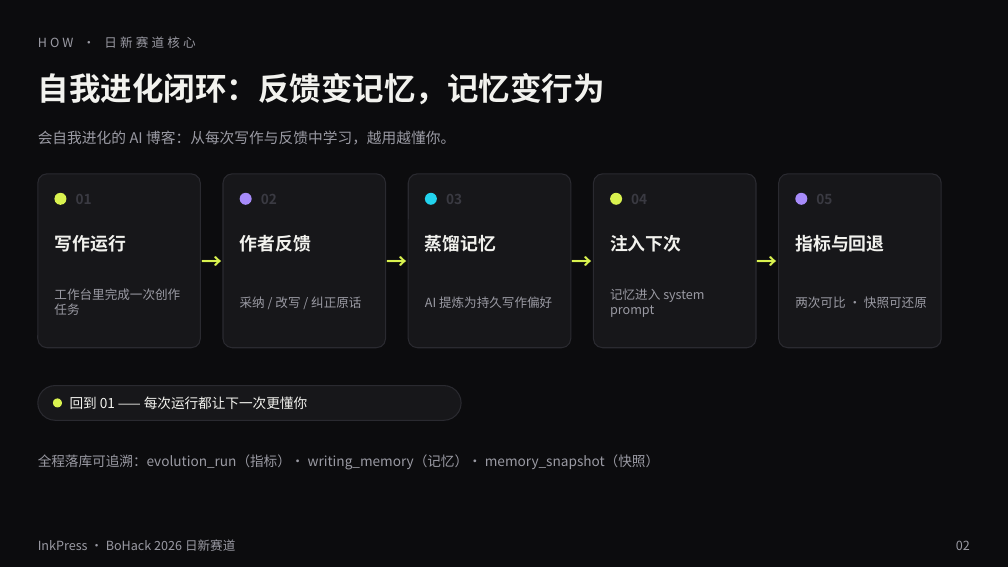
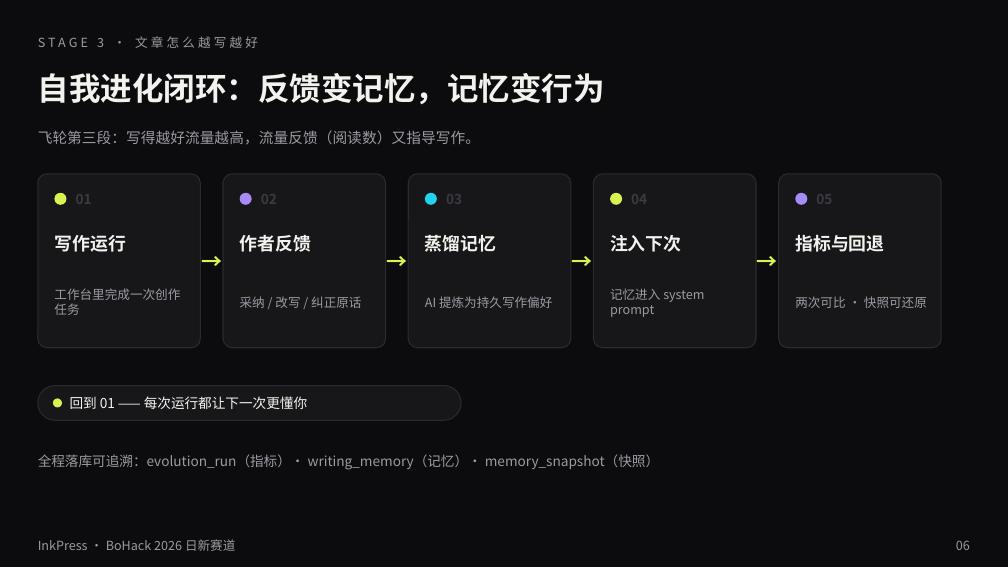
Before and after one commit to lggyx/inkpress2agent, a slide deck: slide 6 of docs/InkPress-BoHack2026-路演.pptx (slide 2 before the commit). Drawn at 1008x567 pixels with LibreOffice and Linux fonts; fonts in the diff are those of the drawing. Boxes give left, top, right and bottom in pixels: in the first picture for what was removed or moved away, otherwise in the second. Text is boxed around its words. In the diff, an @@ line names an element or a change of style, - is before the commit and + after.

Commit message:
docs(pitch): 叙事重构——内容飞轮三段闭环（Agent 生产×GEO/SEO 推流×进化）替代 UI 双轨主线，双轨/移动端降级为 roadmap 页，12 页

```diff
--- a/docs/InkPress-BoHack2026-路演.pptx
+++ b/docs/InkPress-BoHack2026-路演.pptx
@@ text at box(38, 36, 258, 48): text changed @@
-HOW · 日新赛道核心
+STAGE 3 · 文章怎么越写越好
@@ text at box(38, 130, 480, 145): text changed @@
-会自我进化的 AI 博客：从每次写作与反馈中学习，越用越懂你。
+飞轮第三段：写得越好流量越高，流量反馈（阅读数）又指导写作。
@@ text at box(956, 540, 970, 550): text changed @@
-02
+06
```
Also in this commit, not shown: 7 other slides changed, 4 slides added, 3 slides removed.
